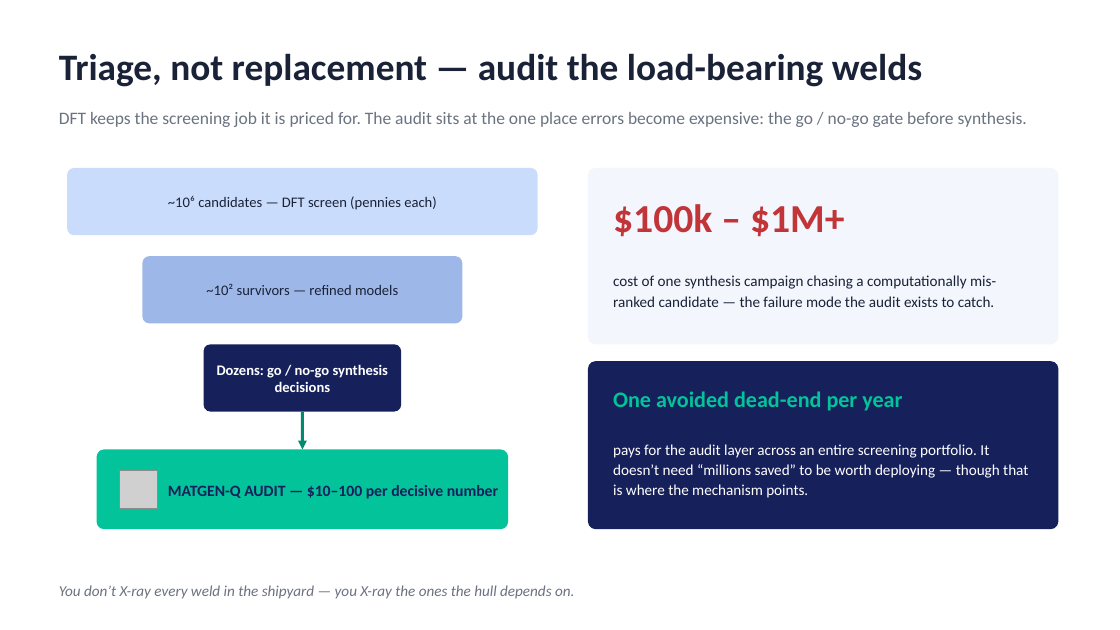
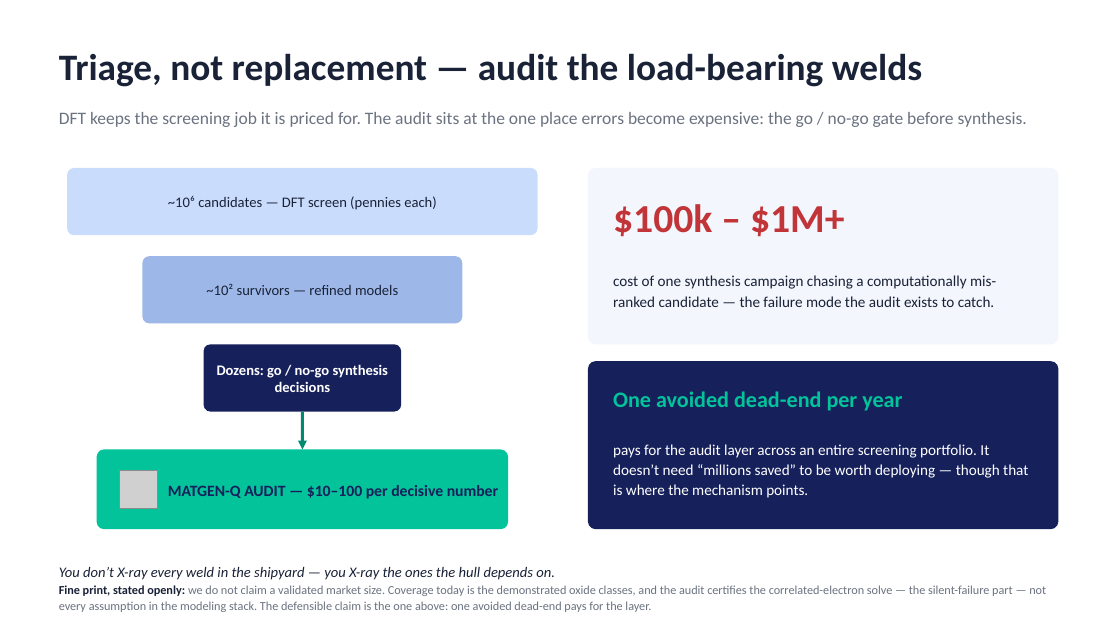
Before and after one commit to christianmetzl/potomac_advancedmaterials, a slide deck: slide 5 of docs/MATGENQ_Audit_CxO.pptx. Drawn at 1120x630 pixels with LibreOffice and Linux fonts; fonts in the diff are those of the drawing; grey boxes stand for pictures. Boxes give left, top, right and bottom in pixels: in the first picture for what was removed or moved away, otherwise in the second. Text is boxed around its words. In the diff, an @@ line names an element or a change of style, - is before the commit and + after.

```diff
--- a/docs/MATGENQ_Audit_CxO.pptx
+++ b/docs/MATGENQ_Audit_CxO.pptx
@@ text at box(59, 567, 1046, 612): text changed; size 13 to 10.5 pt; italic off @@
-You don’t X-ray every weld in the shipyard — you X-ray the ones the hull depends on.
+You don’t X-ray every weld in the shipyard — you X-ray the ones the hull depends on.
+Fine print, stated openly: we do not claim a validated market size. Coverage today is the demonstrated oxide classes, and the audit certifies the correlated-electron solve — the silent-failure part — not every assumption in the modeling stack. The defensible claim is the one above: one avoided dead-end pays for the layer.
```
